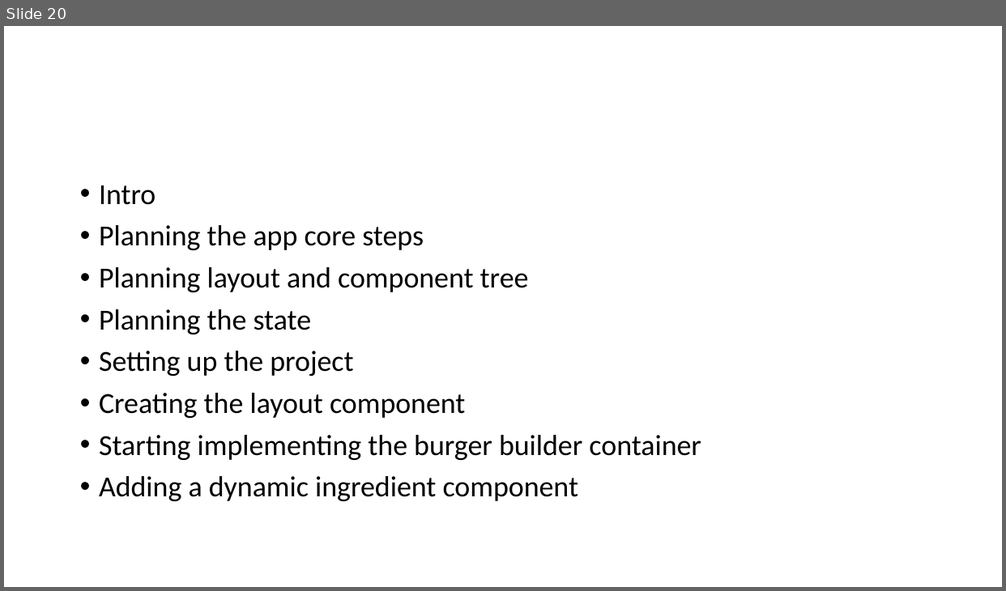
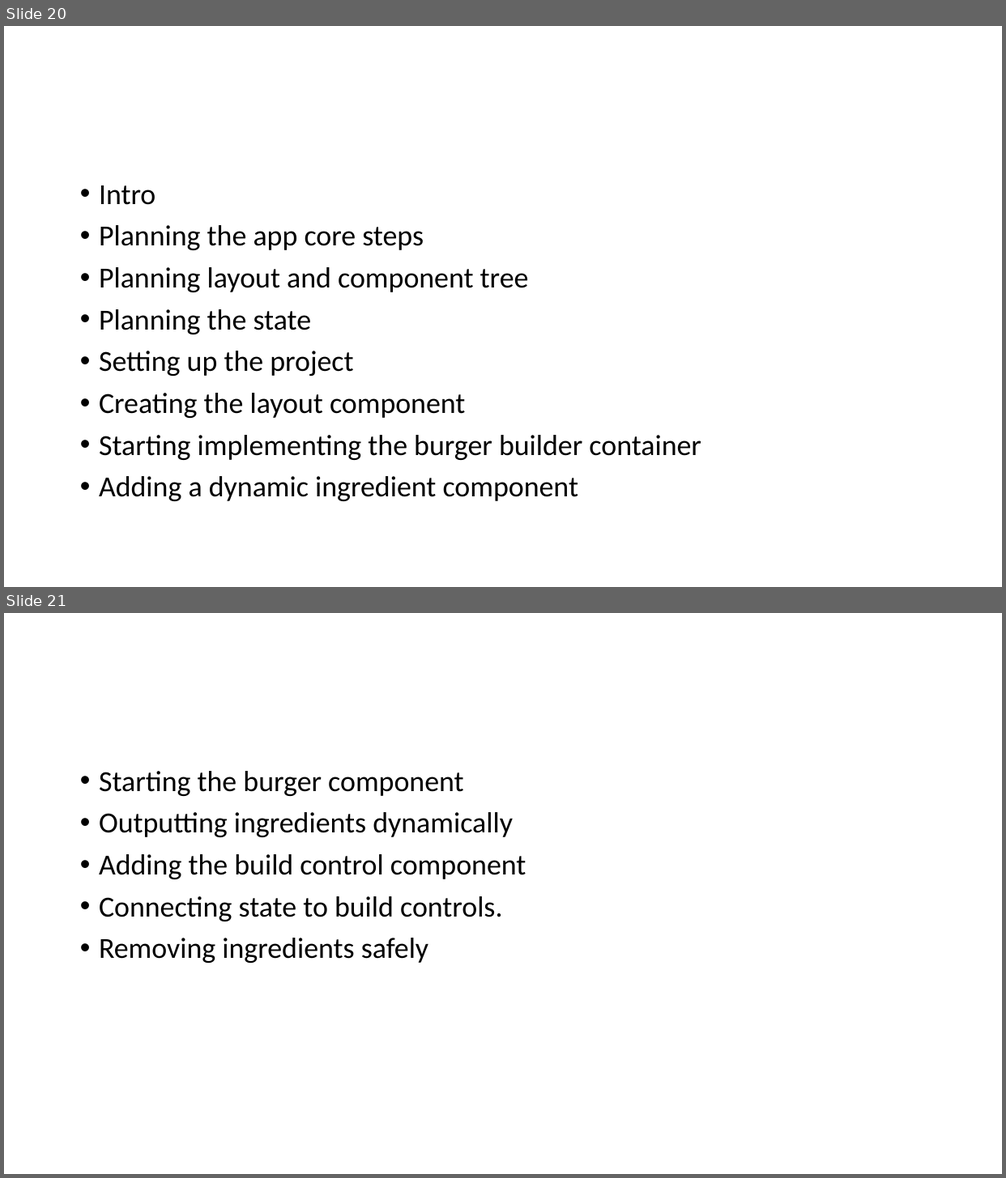
Before and after one commit to PiyushChaturvedii/batch03, a slide deck: Create-react-app.pptx. Shown one above the other, each under a label of ours: slide 20 before the commit, slides 20 and 21 after it. The pictures are 1006x591 and 1006x1178 pixels, drawn with LibreOffice and Linux fonts; fonts in the diff are those of the drawing. Boxes give left, top, right and bottom in pixels: in the first picture for what was removed or moved away, otherwise in the second. Text is boxed around its words. In the diff, an @@ line names an element or a change of style, - is before the commit and + after.

Commit message:
BurgerComponent

```diff
--- a/Create-react-app.pptx
+++ b/Create-react-app.pptx
@@ slide 21 added at <box>4,613,1002,1174</box>, background #FFFFFF @@
@@ text added at <box>99,771,526,963</box>, 28 pt, text #000000 @@
+• Starting the burger component
+• Outputting ingredients dynamically
+• Adding the build control component
+• Connecting state to build controls.
+• Removing ingredients safely
```
Also in this commit, not shown: 52 other files.
